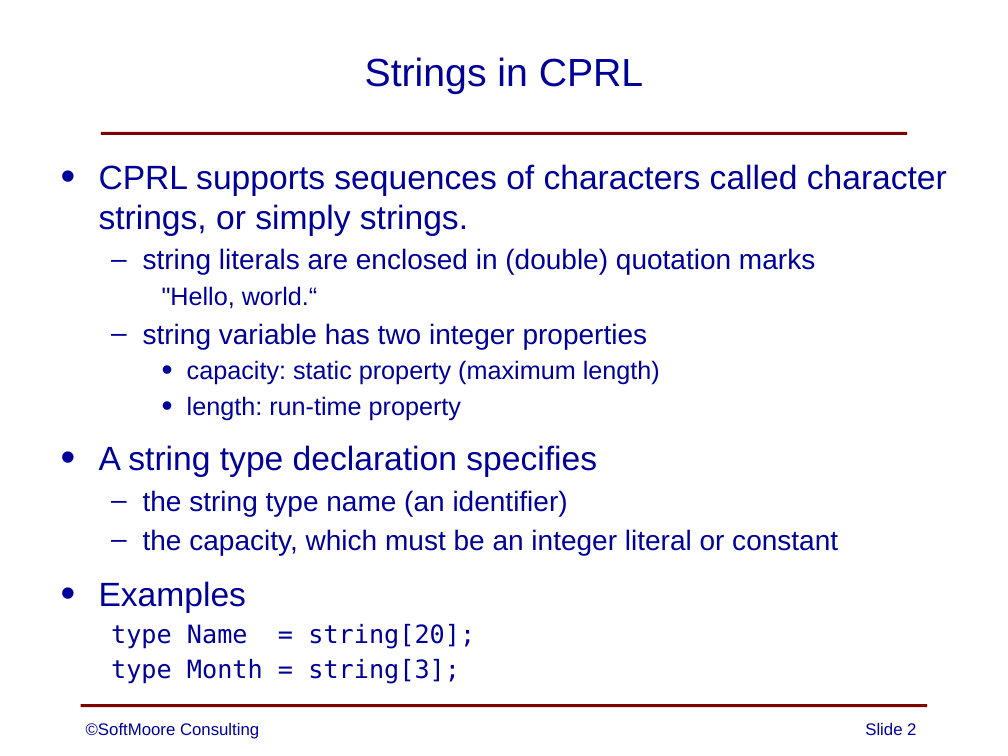
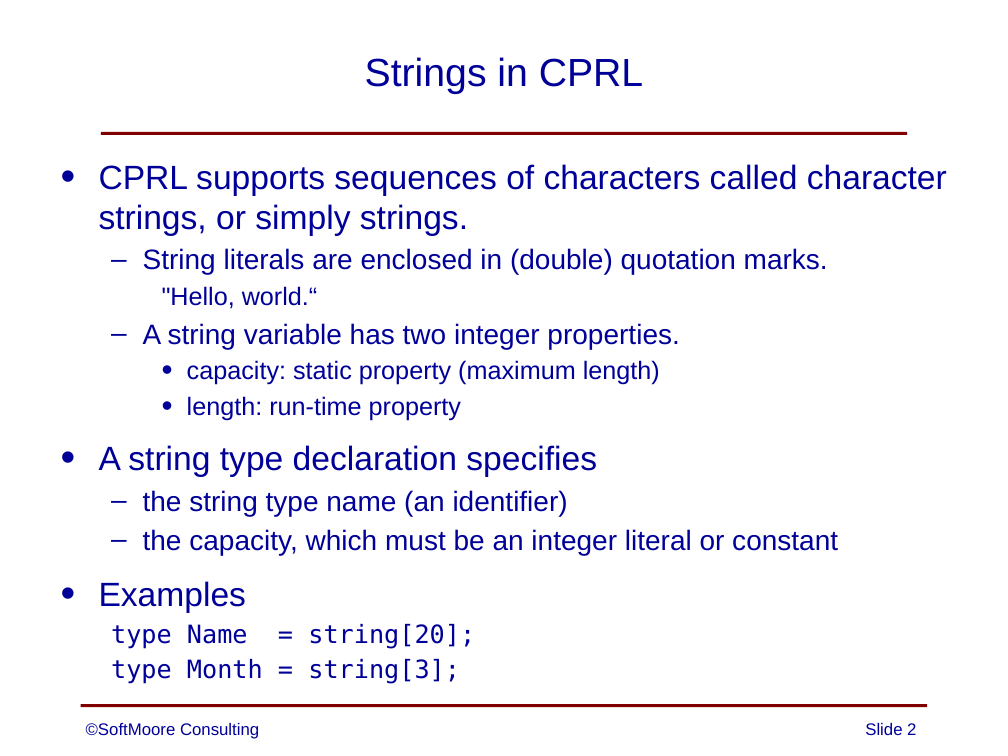
Before and after one commit to SoftMoore/CPRL-Kt-2nd, a slide deck: slide 2 of PowerPoints/15 - Strings.pptx. Drawn at 1008x756 pixels with LibreOffice and Linux fonts; fonts in the diff are those of the drawing. Boxes give left, top, right and bottom in pixels: in the first picture for what was removed or moved away, otherwise in the second. Text is boxed around its words. In the diff, an @@ line names an element or a change of style, - is before the commit and + after.

```diff
--- a/PowerPoints/15 - Strings.pptx
+++ b/PowerPoints/15 - Strings.pptx
@@ text at (x1=143, y1=248, x2=828, y2=274): text changed @@
-  – string literals are enclosed in (double) quotation marks
+  – String literals are enclosed in (double) quotation marks.
@@ text at (x1=143, y1=323, x2=679, y2=349): text changed @@
-  – string variable has two integer properties
+  – A string variable has two integer properties.
```
Also in this commit, not shown: 2 other slides changed.
